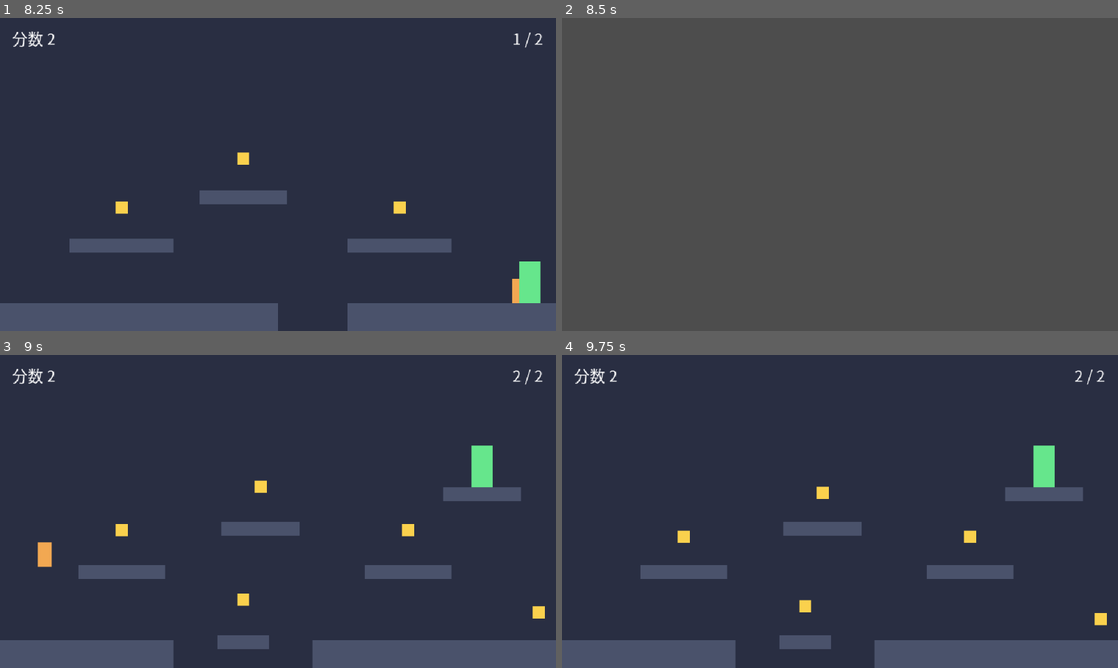
Above: before the commit, frames 1-4 (two rows, left to right).
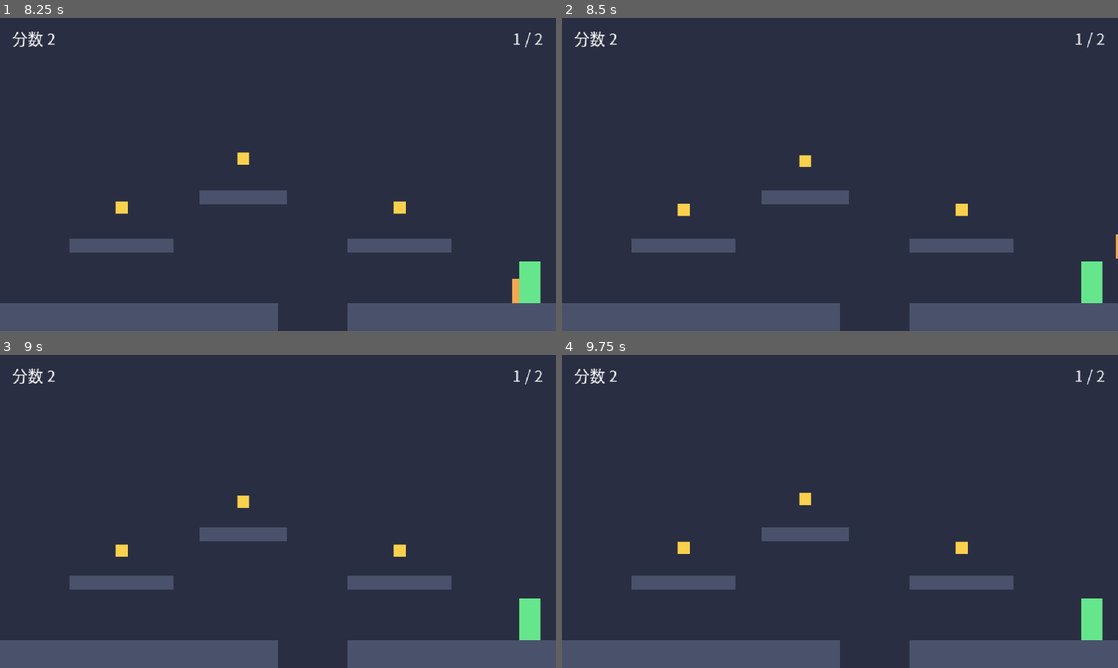
Above: after the commit, the same moments.

Repository: huajianwanzhao/xueyuanlu_gamejam
Game: Godot game, scene res://scenes/main_menu.tscn
Same seed, same stepped clock (60 frames per second), same inputs: the game is played once before the commit and once after it.
Inputs:
- Up to frame 1 (8.25 s): click "开始游戏" at 0.5 s; tap Enter at 1.25 s; hold Space (jump) 1.28-2.03 s; hold D (move_right) 1.28-2.78 s; tap 1 every 1.5 s from 2.1 to 8.1 s; tap Space (jump) at 2.27, 2.3, 2.57, 3.77, 3.8, 4.07, 5.27, 5.3, 5.57, 6.77, 6.8, 7.07 s; hold Space (jump) 2.78-3.53 s; hold A (move_left) 2.78-5.03 s; hold Space (jump) 4.28-5.03 s; tap R (restart) at 5 s; hold D (move_right) from 5.03 s (still down); hold Space (jump) 5.78-6.53 s; hold Space (jump) 7.28-8.03 s
- Up to frame 2 (8.5 s): keep holding D (move_right); tap Space (jump) at 8.27, 8.3 s
- Up to frame 3 (9 s): tap Space (jump) at 8.57 s; release D (move_right) at 8.78 s; hold A (move_left) from 8.78 s (still down); hold Space (jump) from 8.78 s (still down)
- Up to frame 4 (9.75 s): keep holding A (move_left); release Space (jump) at 9.53 s; tap 1 at 9.6 s

Frame 1 is identical in both runs. In frame 2, 100% of the frame differs, in the area x 0-100%, y 0-100%; in frame 3, 7.7%; in frame 4, 7.5%.

Commit message:
feat: 美术尺寸对照尺 + 引擎内比例检查 + 玩家帧动画接入
对照尺与 art_check 让美术能对着一张图确认尺寸；player.gd 检测到 player_frames.tres 就自动切帧动画，没有则继续用色块。

Diff:
--- /dev/null
+++ b/scenes/dev/art_check.tscn
@@ -0,0 +1,31 @@
+[gd_scene load_steps=3 format=3]
+
+[ext_resource type="Script" path="res://scripts/dev/art_check.gd" id="1_dev"]
+
+[node name="ArtCheck" type="Node2D"]
+script = ExtResource("1_dev")
+
+[node name="Real" type="Sprite2D" parent="."]
+position = Vector2(110, 306)
+visible = false
+
+[node name="Zoom" type="Sprite2D" parent="."]
+position = Vector2(470, 180)
+scale = Vector2(4, 4)
+
+[node name="Title" type="Label" parent="."]
+offset_left = 12.0
+offset_top = 6.0
+offset_right = 620.0
+offset_bottom = 26.0
+theme_override_font_sizes/font_size = 12
+text = "美术比例检查：Real = 真实大小（1:1）　Zoom = 同一张图放大 4 倍"
+
+[node name="Hint" type="Label" parent="."]
+offset_left = 12.0
+offset_top = 26.0
+offset_right = 620.0
+offset_bottom = 48.0
+theme_override_colors/font_color = Color(0.85, 0.72, 0.42, 1)
+theme_override_font_sizes/font_size = 11
+text = "把 PNG 拖到 Real / Zoom 两个节点的 Texture 上。看不清 = 尺寸不对，不是画得不够细。"
--- a/scenes/player/player.tscn
+++ b/scenes/player/player.tscn
@@ -17,3 +17,6 @@
 offset_right = 8.0
 offset_bottom = 14.0
 color = Color(0.95, 0.66, 0.32, 1)
+
+[node name="Anim" type="AnimatedSprite2D" parent="."]
+visible = false
--- a/scripts/autoload/game_manager.gd
+++ b/scripts/autoload/game_manager.gd
@@ -45,7 +45,7 @@
 		get_tree().change_scene_to_file("res://scenes/win_screen.tscn")
 		return
 	get_tree().paused = false
-	get_tree().reload_current_scene()
+	#get_tree().reload_current_scene()
 
 
 func restart_level() -> void:
--- /dev/null
+++ b/scripts/dev/art_check.gd
@@ -0,0 +1,34 @@
+extends Node2D
+## 美术比例检查场景（F6 运行）。
+## 用法：把一张候选 PNG 拖到下面 Real / Zoom 两个节点的 texture 上。
+##   Real = 1:1 真实大小，看它在这个 640x360 的框里是否清楚
+##   Zoom = 同一张图放大 4 倍，看像素细节
+
+const VIEW: Vector2 = Vector2(640, 360)
+const GROUND_Y: float = 320.0
+
+const COL_BG: Color = Color(0.14, 0.16, 0.22)
+const COL_GRID_MINOR: Color = Color(0.22, 0.24, 0.32)
+const COL_GRID_MAJOR: Color = Color(0.32, 0.36, 0.48)
+const COL_GROUND: Color = Color(0.29, 0.32, 0.42)
+const COL_GHOST: Color = Color(0.95, 0.66, 0.32, 0.55)
+
+
+func _draw() -> void:
+	draw_rect(Rect2(Vector2.ZERO, VIEW), COL_BG)
+
+	var x: float = 0.0
+	while x <= VIEW.x:
+		draw_line(Vector2(x, 0), Vector2(x, VIEW.y), COL_GRID_MAJOR if int(x) % 64 == 0 else COL_GRID_MINOR)
+		x += 16.0
+	var y: float = 0.0
+	while y <= VIEW.y:
+		draw_line(Vector2(0, y), Vector2(VIEW.x, y), COL_GRID_MAJOR if int(y) % 64 == 0 else COL_GRID_MINOR)
+		y += 16.0
+
+	draw_rect(Rect2(Vector2(0, GROUND_Y), Vector2(VIEW.x, VIEW.y - GROUND_Y)), COL_GROUND)
+
+	# 角色标准尺寸的参考框：脚底贴地，16x28
+	var ghost: Rect2 = Rect2(Vector2(56, GROUND_Y - 28.0), Vector2(16, 28))
+	draw_rect(ghost, COL_GHOST, false, 1.0)
+	draw_string(ThemeDB.fallback_font, Vector2(56, GROUND_Y - 34), "标准角色 16x28", HORIZONTAL_ALIGNMENT_LEFT, -1, 10, COL_GHOST)
--- a/scripts/player/player.gd
+++ b/scripts/player/player.gd
@@ -1,8 +1,20 @@
 extends CharacterBody2D
 ## 玩家：左右移动 + 跳跃（含可变跳跃高度）+ 掉落死亡。
 ## 手感参数全在 Inspector 里改，不用碰代码。
+##
+## 外观两种状态，自动切换：
+##   1) 没做美术 -> 用 ColorRect 纯色块占位（默认）
+##   2) 美术做完 -> 把 SpriteFrames 存到 FRAMES_PATH，自动改用动画，代码一行不用改
 
 signal died
+
+## 有帧动画就自动用；没有就继续用纯色块
+const FRAMES_PATH: String = "res://assets/sprites/player/player_frames.tres"
+## 这些动画名要和 SpriteFrames 里的一致；缺哪个就跳过哪个
+const ANIM_IDLE: StringName = &"idle"
+const ANIM_RUN: StringName = &"run"
+const ANIM_JUMP: StringName = &"jump"
+const ANIM_DIE: StringName = &"die"
 
 @export_group("手感")
 @export var speed: float = 190.0
@@ -13,6 +25,13 @@
 @export var death_y: float = 460.0
 
 var _dead: bool = false
+
+@onready var _visual: ColorRect = $Visual
+@onready var _anim: AnimatedSprite2D = $Anim
+
+
+func _ready() -> void:
+	_setup_visual()
 
 
 func _physics_process(delta: float) -> void:
@@ -36,10 +55,49 @@
 
 	if global_position.y > death_y:
 		_die()
+		return
+
+	_update_anim(direction)
+
+
+# ---------- 外观 ----------
+
+func _setup_visual() -> void:
+	if not ResourceLoader.exists(FRAMES_PATH):
+		return
+	var frames: SpriteFrames = load(FRAMES_PATH) as SpriteFrames
+	if frames == null or frames.get_animation_names().is_empty():
+		return
+	_anim.sprite_frames = frames
+	_anim.visible = true
+	_visual.visible = false
+	_play(ANIM_IDLE)
+
+
+func _update_anim(direction: float) -> void:
+	if not _anim.visible:
+		return
+	_anim.flip_h = direction < 0.0
+	if not is_on_floor():
+		_play(ANIM_JUMP)
+	elif absf(direction) > 0.1:
+		_play(ANIM_RUN)
+	else:
+		_play(ANIM_IDLE)
+
+
+func _play(anim: StringName) -> void:
+	var frames: SpriteFrames = _anim.sprite_frames
+	if frames == null or not frames.has_animation(anim):
+		return
+	if _anim.animation == anim and _anim.is_playing():
+		return
+	_anim.play(anim)
 
 
 func _die() -> void:
 	if _dead:
 		return
 	_dead = true
+	_play(ANIM_DIE)
 	died.emit()
Binary file added: docs/images/art_check.png
Binary file added: docs/images/art_ruler.png
Not shown, changed: export_presets.cfg
Not shown, changed: README.md
Not shown, changed: assets/README.md
Not shown, changed: docs/01_14天作战计划.md
Not shown, changed: docs/03_美术素材规格.md
